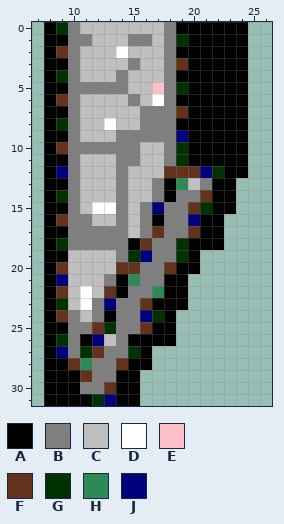
Pixel-art sprite: wall/flagstone/flagstone_1.base.111.png. Above: the version before the commit.
The file is 32x32 pixels. Shown: x 7..26, y 0..31.
Palette (. is transparent): A #000000  B #7f7f7f  C #bfbfbf  D #ffffff  E #febfca  F #63321d  G #003100  H #2d8a56  J #00007f
Pixels before, first column x 8:
 0 AGBCCCCCCCBAAAAAA
 1 AABBCCCBBCBGAAAAA
 2 AFBCCCDCCCBAAAAAA
 3 AABCCCCBCCBFAAAAA
 4 AGBCCCBCCCBAAAAAA
 5 AABBBBBCCEBGAAAAA
 6 AFBCCCCBCDBAAAAAA
 7 AABCCCCCBBBFAAAAA
 8 AGBCCDCCBBBAAAAAA
 9 AABCCCBBBBBJAAAAA
10 AFBBBBBBCCBGAAAAA
11 AABCCCBBCCBGAAAAA
12 AJBCCCBCCCFFFJGAA
13 AABCCCBCCBAHCBAA.
14 AGBCCCBCCBABBFAA.
15 AABCDDBCBJBBFGAA.
16 AFBBCCBCBABBJAA..
17 AABBBBBCBFBBFAA..
18 AGBBBBBAFBBGAAA..
19 AACCCCBGJBBGA....
20 AFCCCCFFBBFAA....
21 AJCCCBAHBBAA.....
22 AFCDCFABBHAA.....
23 AGCDBJBBFAAA.....
24 AFBCBABBJGA......
25 AABBFGBBFAA......
26 AGBAJCBAAAA......
27 AJBGFBBGA........
28 AAFHBBFAA........
29 AAAFBBAA.........
30 AAABBFAA.........
31 AAAAGJAA.........
New version:
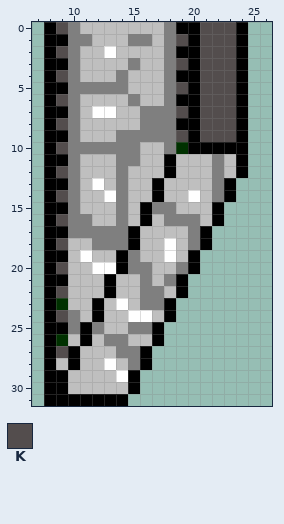
Colours new in this view: K #534d4d
The exact change:
{"y":0,"x":9,"old":"G","new":"K"}
{"y":0,"x":21,"old":"AAA","new":"KKK"}
{"y":1,"x":19,"old":"G","new":"K"}
{"y":1,"x":21,"old":"AAA","new":"KKK"}
{"y":2,"x":9,"old":"F","new":"K"}
{"y":2,"x":13,"old":"CD","new":"DC"}
{"y":2,"x":21,"old":"AAA","new":"KKK"}
{"y":3,"x":19,"old":"F","new":"K"}
{"y":3,"x":21,"old":"AAA","new":"KKK"}
{"y":4,"x":9,"old":"G","new":"K"}
{"y":4,"x":21,"old":"AAA","new":"KKK"}
{"y":5,"x":17,"old":"E","new":"C"}
{"y":5,"x":19,"old":"G","new":"K"}
{"y":5,"x":21,"old":"AAA","new":"KKK"}
{"y":6,"x":9,"old":"F","new":"K"}
{"y":6,"x":17,"old":"D","new":"C"}
{"y":6,"x":21,"old":"AAA","new":"KKK"}
{"y":7,"x":12,"old":"CC","new":"DD"}
{"y":7,"x":19,"old":"F","new":"K"}
{"y":7,"x":21,"old":"AAA","new":"KKK"}
{"y":8,"x":9,"old":"G","new":"K"}
{"y":8,"x":13,"old":"D","new":"C"}
{"y":8,"x":21,"old":"AAA","new":"KKK"}
{"y":9,"x":19,"old":"J","new":"K"}
{"y":9,"x":21,"old":"AAA","new":"KKK"}
{"y":10,"x":9,"old":"F","new":"K"}
{"y":11,"x":18,"old":"BGAAAA","new":"ACCCBC"}
{"y":12,"x":9,"old":"J","new":"K"}
{"y":12,"x":18,"old":"FFFJGA","new":"ACCCBC"}
{"y":13,"x":12,"old":"C","new":"D"}
{"y":13,"x":17,"old":"BAH","new":"ACC"}
{"y":13,"x":21,"old":"BA","new":"CB"}
{"y":14,"x":9,"old":"G","new":"K"}
{"y":14,"x":13,"old":"C","new":"D"}
{"y":14,"x":17,"old":"BABBFA","new":"ACCDCB"}
{"y":15,"x":12,"old":"DD","new":"CC"}
{"y":15,"x":16,"old":"BJ","new":"AB"}
{"y":15,"x":19,"old":"BFG","new":"CCC"}
{"y":15,"x":23,"old":"A","new":"."}
{"y":16,"x":9,"old":"F","new":"K"}
{"y":16,"x":16,"old":"BA","new":"AC"}
{"y":16,"x":20,"old":"JA","new":"BC"}
{"y":17,"x":15,"old":"CBFBBF","new":"ACCCCB"}
{"y":17,"x":22,"old":"A","new":"."}
{"y":18,"x":9,"old":"GBB","new":"KCC"}
{"y":18,"x":16,"old":"FBBGA","new":"CCDCB"}
{"y":18,"x":22,"old":"A","new":"."}
{"y":19,"x":11,"old":"C","new":"D"}
{"y":19,"x":14,"old":"BGJBBG","new":"ABCCDC"}
{"y":20,"x":9,"old":"F","new":"K"}
{"y":20,"x":12,"old":"CCFF","new":"DDAB"}
{"y":20,"x":17,"old":"BFA","new":"CCB"}
{"y":21,"x":9,"old":"J","new":"A"}
{"y":21,"x":13,"old":"BAH","new":"ACC"}
{"y":21,"x":17,"old":"BA","new":"CB"}
{"y":22,"x":9,"old":"F","new":"K"}
{"y":22,"x":11,"old":"D","new":"C"}
{"y":22,"x":13,"old":"FAB","new":"ACC"}
{"y":22,"x":17,"old":"HA","new":"BC"}
{"y":23,"x":11,"old":"DBJBBFA","new":"CACDCBB"}
{"y":23,"x":19,"old":"A","new":"."}
{"y":24,"x":9,"old":"F","new":"K"}
{"y":24,"x":12,"old":"BABBJG","new":"ACCDDC"}
{"y":25,"x":11,"old":"BFGB","new":"ABCC"}
{"y":25,"x":16,"old":"F","new":"B"}
{"y":25,"x":18,"old":"A","new":"."}
{"y":26,"x":10,"old":"B","new":"C"}
{"y":26,"x":12,"old":"JC","new":"CB"}
{"y":26,"x":15,"old":"AA","new":"CC"}
{"y":26,"x":18,"old":"A","new":"."}
{"y":27,"x":9,"old":"JBGFB","new":"KACCC"}
{"y":27,"x":15,"old":"G","new":"B"}
{"y":28,"x":9,"old":"AFHBBFA","new":"CACCDCB"}
{"y":29,"x":10,"old":"AFBBA","new":"CCCCD"}
{"y":30,"x":10,"old":"ABBFA","new":"CCCCC"}
{"y":31,"x":12,"old":"GJ","new":"AA"}
{"y":31,"x":15,"old":"A","new":"."}
{"label":"changed","picture_box":[56,22,236,406]}
